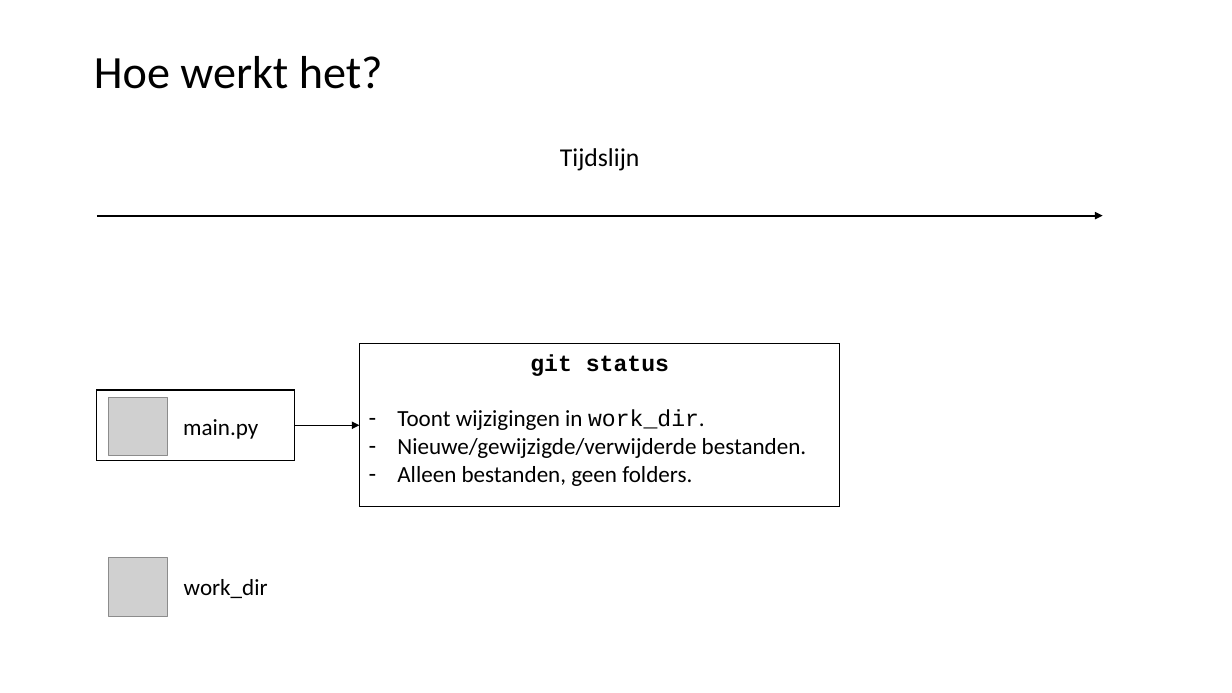
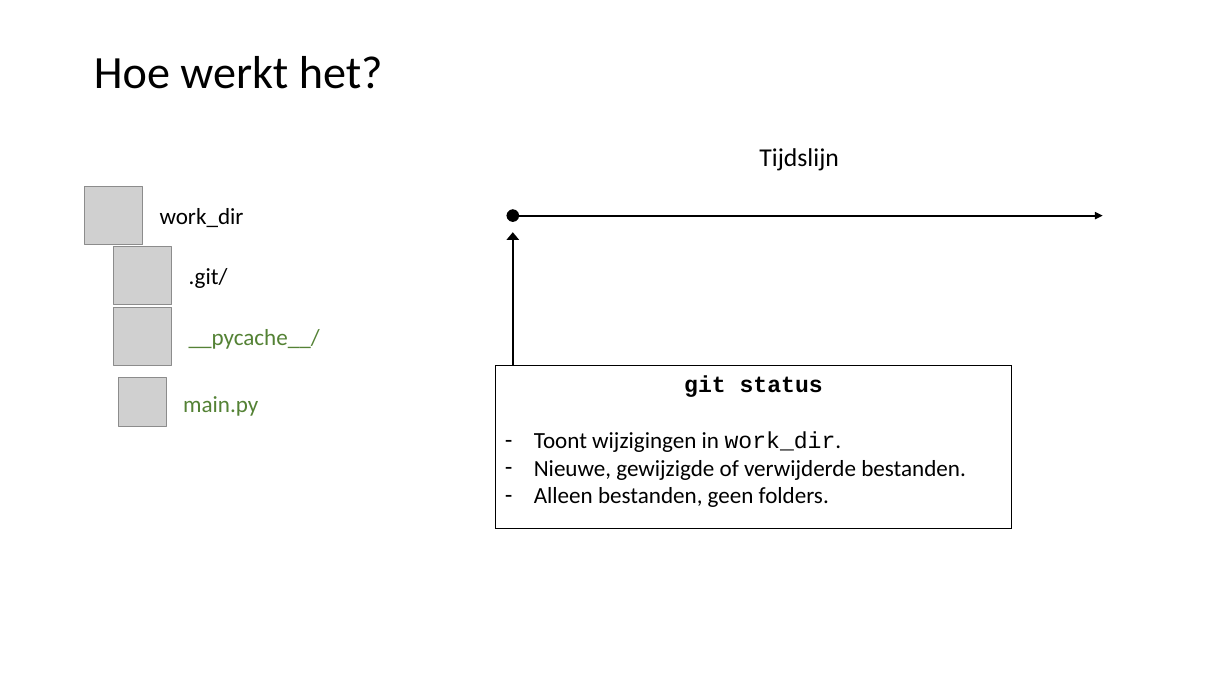
Before and after one commit to LFKoning/knowledge-sharing, a slide deck: slide 7 of git_course/1_basics/git_basic.pptx. Drawn at 1232x693 pixels with LibreOffice and Linux fonts; fonts in the diff are those of the drawing; grey boxes stand for pictures. Boxes give left, top, right and bottom in pixels: in the first picture for what was removed or moved away, otherwise in the second. Text is boxed around its words. In the diff, an @@ line names an element or a change of style, - is before the commit and + after.

```diff
--- a/git_course/1_basics/git_basic.pptx
+++ b/git_course/1_basics/git_basic.pptx
@@ text "Tijdslijn": place and size @@
-text "Tijdslijn" at (560, 148, 639, 171)
+text "Tijdslijn" at (759, 148, 838, 171)
@@ picture added at (85, 187, 143, 245) @@
@@ text "work_dir": place and size @@
-text "work_dir" at (184, 579, 268, 598)
+text "work_dir" at (160, 208, 244, 227)
@@ arrow moved from (97, 215) - (1103, 215) to (513, 215) - (1103, 215) @@
@@ arrow (513, 215) - (1103, 215): arrow to double arrow @@
@@ arrow added from (513, 365) to (513, 232), #000000 1.5 pt @@
@@ picture added at (114, 247, 172, 305) @@
@@ text added at (189, 268, 228, 288), 18 pt, text #000000 @@
+.git/
@@ picture added at (114, 307, 172, 365) @@
@@ text added at (189, 329, 320, 349), 18 pt, text #548235 @@
+__pycache__/
@@ picture added at (119, 378, 167, 426) @@
@@ text "main.py": place and size @@
-text "main.py" at (183, 419, 258, 439)
+text "main.py" at (183, 396, 258, 416)
@@ text "main.py" at (183, 396, 258, 416): text colour #000000 to #548235 @@
@@ rectangle "git status": place and size @@
-rectangle "git status" at (360, 344, 840, 507)
+rectangle "git status" at (496, 365, 1012, 529)
@@ rectangle removed at (97, 390, 295, 460) @@
@@ picture removed at (109, 397, 167, 456) @@
@@ arrow removed from (295, 425) to (360, 425) @@
@@ text in rectangle at (534, 460, 966, 480): text changed @@
-– Nieuwe/gewijzigde/verwijderde bestanden.
+– Nieuwe, gewijzigde of verwijderde bestanden.
@@ picture removed at (109, 558, 167, 616) @@
```
Also in this commit, not shown: 11 other slides changed, 1 slide added, 2 slides removed.
